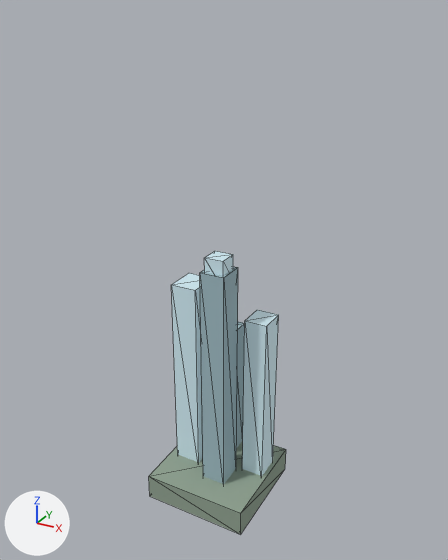
One commit to the glTF model assets/models/materials/materials_moongrass.glb: the scene before it, then after it.
Both versions are drawn from a 50 mm lens placed at (0.301, -0.536, 0.547), pointed at (0.006, 0.001, 0.278). Lighting does not change. The marker at lower left points along +X, +Y and +Z. The first picture is the older version. Mesh edges are drawn as thin lines. Where no turn or scale is listed for an object, it has been applied to the vertices. Vertices at exactly the same position are counted once.

Before the edit, the objects in view are built like this:
```python
me_立方体 = bpy.data.meshes.new('立方体')
me_立方体.from_pydata(...)  # a box spanning x -0.0625..0.0625, y -0.0625..0.0625, z -0.0156..0.0156
me_立方体.materials.append(mat_mgb)  # grey #90a290
me_立方体_001 = bpy.data.meshes.new('立方体.001')
me_立方体_001.from_pydata(...)  # a box spanning x -0.016..0.016, y -0.019..0.019, z -0.125..0.125
me_立方体_001.materials.append(mat_mg)  # pale blue #c4dde5
me_立方体_002 = bpy.data.meshes.new('立方体.002')
me_立方体_002.from_pydata(...)  # a box spanning x -0.014..0.014, y -0.016..0.016, z -0.141..0.141
me_立方体_002.materials.append(mat_mgd)  # greyish cyan #a0bcc4
me_立方体_003 = bpy.data.meshes.new('立方体.003')
me_立方体_003.from_pydata(...)  # a box spanning x -0.013..0.013, y -0.016..0.016, z -0.109..0.109
me_立方体_003.materials.append(mat_mg)  # pale blue #c4dde5
me_立方体_004 = bpy.data.meshes.new('立方体.004')
me_立方体_004.from_pydata(...)  # a box spanning x -0.013..0.013, y -0.014..0.014, z -0.094..0.094
me_立方体_004.materials.append(mat_mgd)  # greyish cyan #a0bcc4
me_立方体_005 = bpy.data.meshes.new('立方体.005')
me_立方体_005.from_pydata(...)  # a box spanning x -0.0109..0.0109, y -0.0109..0.0109, z -0.0156..0.0156
me_立方体_005.materials.append(mat_mg)  # pale blue #c4dde5
ob_blade_a = bpy.data.objects.new('blade_a', me_立方体_001)
ob_blade_a.location = (-0.038, 0.006, 0.141)
ob_blade_b = bpy.data.objects.new('blade_b', me_立方体_002)
ob_blade_b.location = (0.009, -0.016, 0.156)
ob_blade_c = bpy.data.objects.new('blade_c', me_立方体_003)
ob_blade_c.location = (0.044, 0.019, 0.125)
ob_blade_d = bpy.data.objects.new('blade_d', me_立方体_004)
ob_blade_d.location = (-0.006, 0.038, 0.109)
ob_soil = bpy.data.objects.new('soil', me_立方体)
ob_soil.location = (0.0, 0.0, 0.016)
ob_tip_glow = bpy.data.objects.new('tip_glow', me_立方体_005)
ob_tip_glow.location = (0.009, -0.016, 0.297)
```
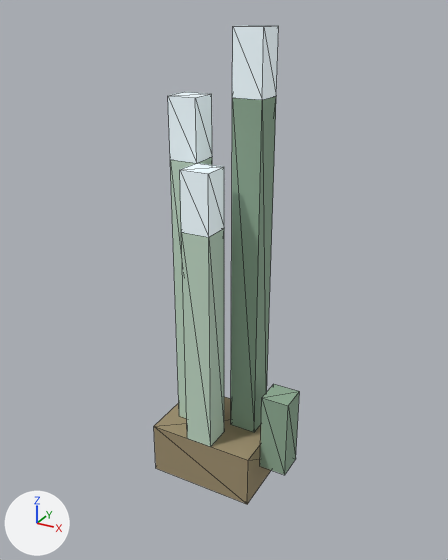
Changed parts and their boxes (x1, y1, x2, y2) in the pictures (448 x 560 px):
'blade_b', recoloured, moved, rescaled (18% wider, 55% taller): before (200, 267, 238, 484); after (231, 96, 276, 432)
'blade_c', recoloured, moved, rescaled (16% wider, 31% taller): before (242, 310, 279, 476); after (181, 229, 224, 447)
'root_clump', added (beige): after (154, 397, 271, 504)
'soil', deleted: before (149, 441, 286, 534)
'blade_a', recoloured, moved, rescaled: before (171, 273, 203, 462); after (170, 157, 212, 419)
'tip_b', added: after (232, 26, 279, 100)
'tip_c', added: after (180, 163, 224, 237)
'side_shoot', added: after (260, 384, 300, 475)
'tip_a', added: after (168, 92, 212, 163)
'blade_d', deleted: before (236, 322, 245, 448)
'tip_glow', deleted (pale blue): before (204, 251, 233, 276)

The change, as a diff of the scene's bpy script:
```diff
--- a/assets/models/materials/materials_moongrass.glb.py
+++ b/assets/models/materials/materials_moongrass.glb.py
@@ me_立方体_001 @@
-me_立方体_001.from_pydata(...)  # 8 vertices, 12 faces; spans x -0.016..0.016, y -0.019..0.019, z -0.125..0.125
-me_立方体_001.materials.append(mat_mg)  # pale blue #c4dde5
+me_立方体_001.from_pydata(...)  # 8 vertices, 12 faces; spans x -0.016..0.016, y -0.016..0.016, z -0.156..0.156
+# me_立方体_001 part 1: the whole mesh is scaled about its middle by (1, 0.833, 1.25)
+me_立方体_001.materials.append(mat_mg_blade)  # pale green #c4ddc8
@@ me_立方体_002 @@
-me_立方体_002.from_pydata(...)  # 8 vertices, 12 faces; spans x -0.014..0.014, y -0.016..0.016, z -0.141..0.141
-me_立方体_002.materials.append(mat_mgd)  # greyish cyan #a0bcc4
+me_立方体_002.from_pydata(...)  # 8 vertices, 12 faces; spans x -0.016..0.016, y -0.016..0.016, z -0.188..0.188
+# me_立方体_002 part 2: the whole mesh is scaled about its middle by (1.11, 1, 1.33)
+me_立方体_002.materials.append(mat_mg_dark)  # greyish green #90ad95
@@ me_立方体_003 @@
-me_立方体_003.from_pydata(...)  # 8 vertices, 12 faces; spans x -0.013..0.013, y -0.016..0.016, z -0.109..0.109
-me_立方体_003.materials.append(mat_mg)  # pale blue #c4dde5
+me_立方体_003.from_pydata(...)  # 8 vertices, 12 faces; spans x -0.016..0.016, y -0.016..0.016, z -0.125..0.125
+# me_立方体_003 part 3: the whole mesh is scaled about its middle by (1.18, 1, 1.14)
+me_立方体_003.materials.append(mat_mg_blade)  # pale green #c4ddc8
@@ ob_blade_a @@
 ob_blade_a = bpy.data.objects.new('blade_a', me_立方体_001)
-ob_blade_a.location = (-0.038, 0.006, 0.141)
+ob_blade_a.location = (-0.031, 0.0, 0.25)
@@ ob_blade_b @@
 ob_blade_b = bpy.data.objects.new('blade_b', me_立方体_002)
-ob_blade_b.location = (0.009, -0.016, 0.156)
+ob_blade_b.location = (0.031, 0.016, 0.281)
@@ ob_blade_c @@
 ob_blade_c = bpy.data.objects.new('blade_c', me_立方体_003)
-ob_blade_c.location = (0.044, 0.019, 0.125)
+ob_blade_c.location = (0.0, -0.031, 0.219)
@@ ob_blade_d @@
-ob_blade_d = bpy.data.objects.new('blade_d', me_立方体_004)
@@ ob_soil @@
-ob_soil = bpy.data.objects.new('soil', me_立方体)
@@ ob_tip_glow @@
-ob_tip_glow = bpy.data.objects.new('tip_glow', me_立方体_005)
@@ ob_tip_c @@
+ob_tip_c = bpy.data.objects.new('tip_c', me_立方体_006)  # a box spanning x -0.0156..0.0156, y -0.0156..0.0156, z -0.0312..0.0312; in mat_mg_silver (white #e5f1f6, glowing grey #6e7477)
+ob_tip_c.location = (0.0, -0.031, 0.375)
@@ ob_tip_b @@
+ob_tip_b = bpy.data.objects.new('tip_b', me_立方体_006.copy())
+ob_tip_b.location = (0.031, 0.016, 0.5)
@@ ob_tip_a @@
+ob_tip_a = bpy.data.objects.new('tip_a', me_立方体_006.copy())
+ob_tip_a.location = (-0.031, 0.0, 0.438)
@@ ob_side_shoot @@
+ob_side_shoot = bpy.data.objects.new('side_shoot', me_立方体_007)  # a box spanning x -0.0156..0.0156, y -0.0156..0.0156, z -0.0469..0.0469; in mat_mg_dark (greyish green #90ad95)
+ob_side_shoot.location = (0.078, 0.0, 0.109)
@@ ob_root_clump @@
+ob_root_clump = bpy.data.objects.new('root_clump', me_立方体_1)  # a box spanning x -0.0625..0.0625, y -0.0469..0.0469, z -0.0312..0.0312; in mat_mg_root (beige #a0906f)
+ob_root_clump.location = (0.0, 0.0, 0.062)
```
